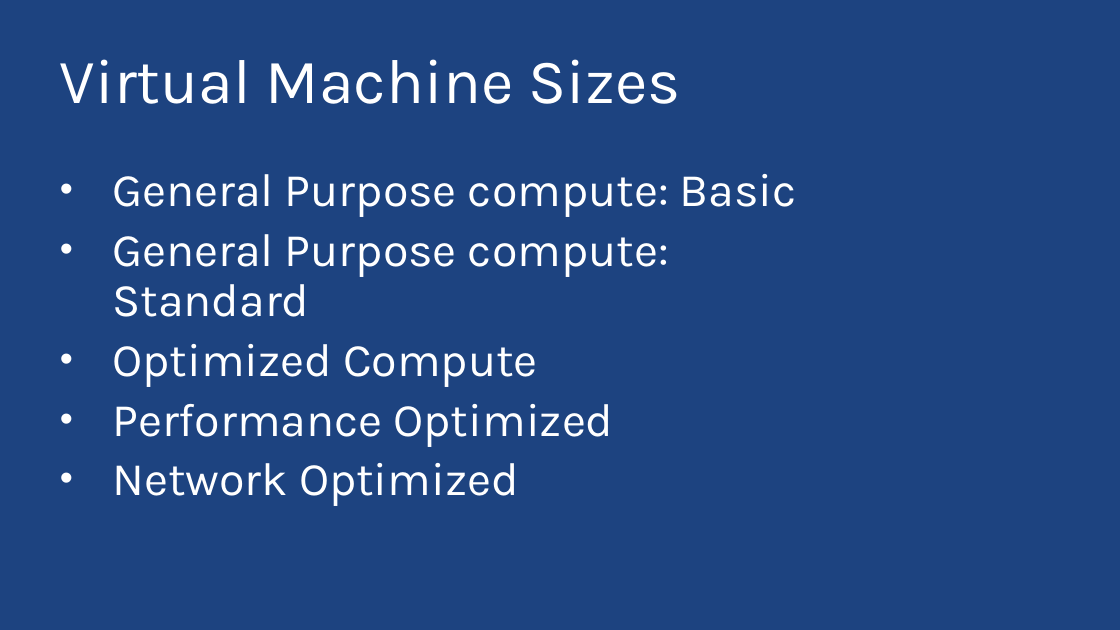
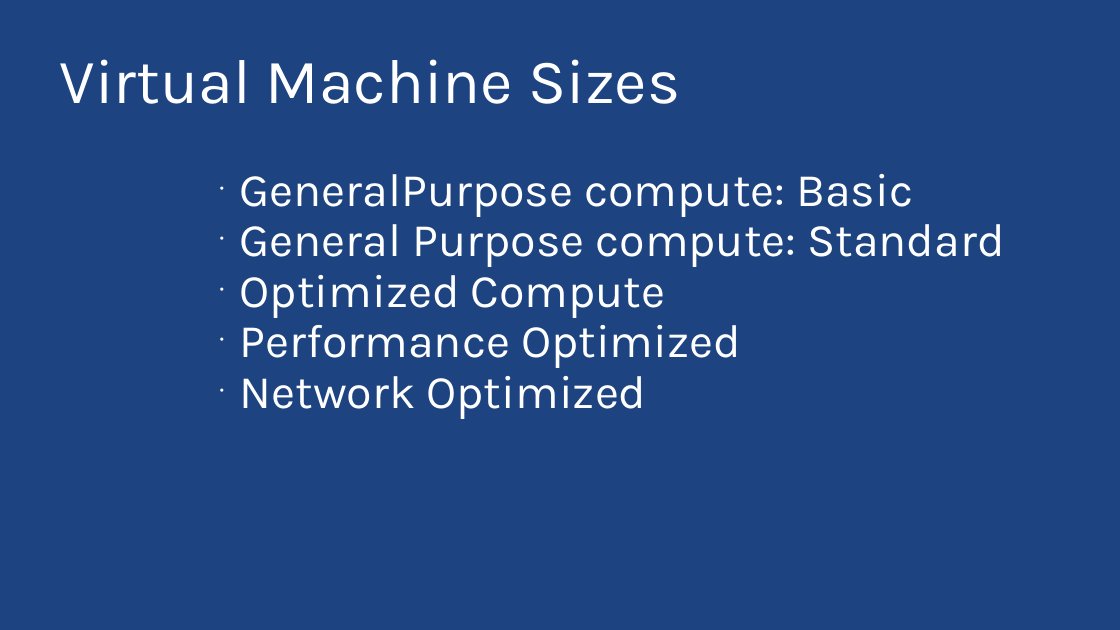
Before and after one commit to ThessalonikiNet-MeetUp/globalazurebootcamp2015, a slide deck: slide 10 of Nikos Tzelvenzis - Azure IaaS/Presentation/IaaS.pptx. Drawn at 1120x630 pixels with LibreOffice and Linux fonts; fonts in the diff are those of the drawing; background and template pictures are left out. Boxes give left, top, right and bottom in pixels: in the first picture for what was removed or moved away, otherwise in the second. Text is boxed around its words. In the diff, an @@ line names an element or a change of style, - is before the commit and + after.

```diff
--- a/Nikos Tzelvenzis - Azure IaaS/Presentation/IaaS.pptx
+++ b/Nikos Tzelvenzis - Azure IaaS/Presentation/IaaS.pptx
@@ text "GeneralPurpose compute: Basic": place and size @@
-text "GeneralPurpose compute: Basic" at (112,174,797,506)
+text "GeneralPurpose compute: Basic" at (240,174,1004,419)
@@ text at (240,174,913,217): text changed @@
-• General Purpose compute: Basic
+• GeneralPurpose compute: Basic
@@ text at (240,215,1004,419): indent changed; less space between paragraphs @@
```
Also in this commit, not shown: 19 other slides changed, 2 slides added, 25 slides removed, 10 other files.
